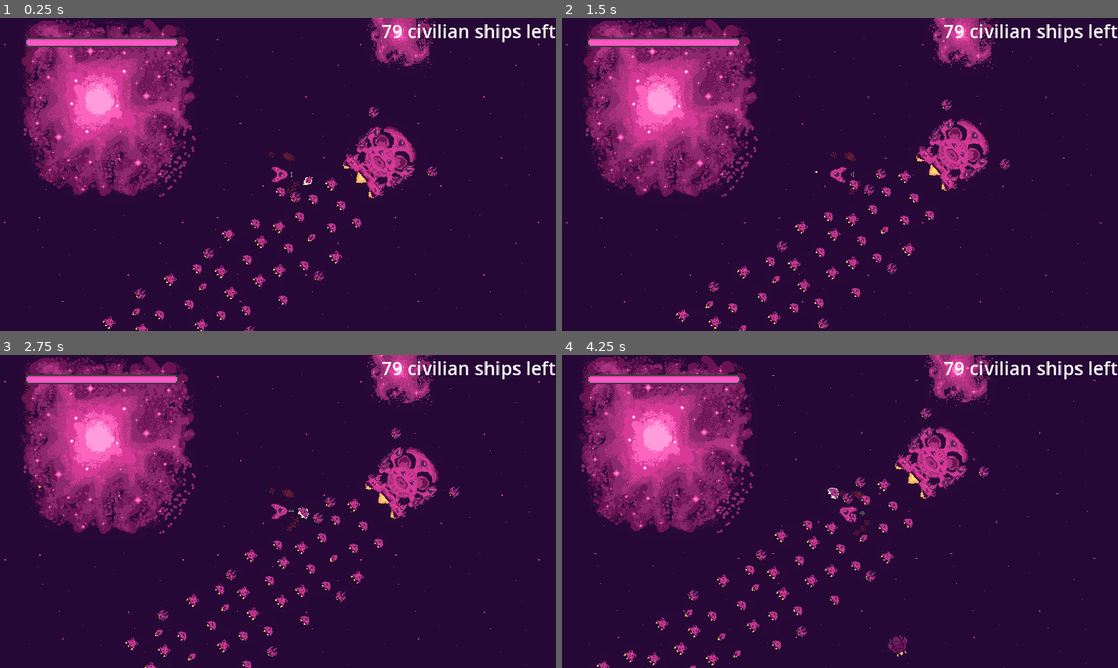
Above: before the commit, frames 1-4 (two rows, left to right).
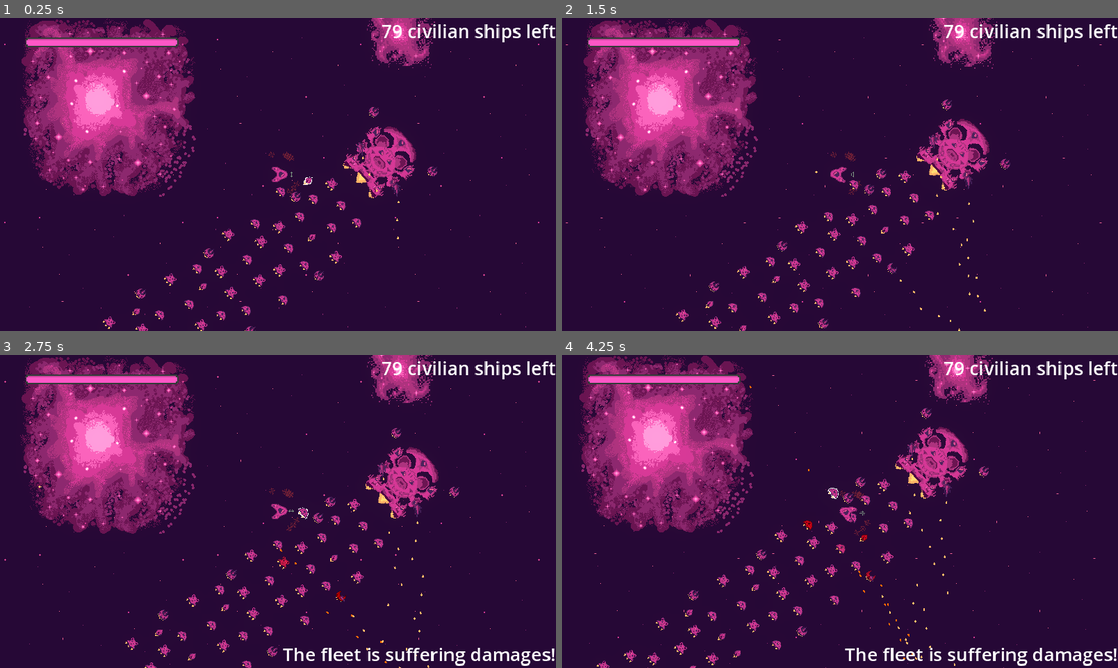
Above: after the commit, the same moments.

Repository: bear-minimum-studio/space-bear
Game: Godot game, scene res://Game.tscn
The game is run twice, just before and just after one commit, with the same random seed, the same clock (stepped at 60 frames per second) and the same inputs.
Inputs:
- Up to frame 1 (0.25 s): no input
- Up to frame 2 (1.5 s): tap Enter (upgrade) at 0.5 s; hold Right (turn_right) 0.53-1.28 s; tap Down (decelerate) at 0.6 s; hold Ctrl (brake) from 1.28 s (still down); tap Space (fire) at 1.35 s
- Up to frame 3 (2.75 s): release Ctrl (brake) at 2.03 s; hold Right (turn_right) from 2.03 s (still down); hold G (grappling_hook) from 2.03 s (still down)
- Up to frame 4 (4.25 s): release Right (turn_right) at 2.78 s; release G (grappling_hook) at 2.78 s; hold Up (accelerate) 2.78-3.53 s; tap F (turret_fire) at 2.85 s; hold Left (turn_left) from 3.53 s (still down); tap Down (decelerate) at 3.6 s

The runs differ from the first frame. In frame 1, 0.1% of the frame differs, in the area x 64-73%, y 37-71%; in frame 2, 0.2%; in frame 3, 1.2%; in frame 4, 1.3%, in the area x 33-100%, y 9-100%.

Commit message:
feat: transform guns into MACHINE GUNS

Diff:
--- a/health-system/HealthSystem.gd
+++ b/health-system/HealthSystem.gd
@@ -2,7 +2,7 @@
 class_name HealthSystem
 extends Node2D
 
-@export_range(1, 200) var max_health = 1
+@export_range(1, 200, 1, "or_greater") var max_health = 1
 
 @onready var health = max_health
 
--- a/npc/Turret.gd
+++ b/npc/Turret.gd
@@ -1,6 +1,10 @@
 extends Area2D
 
 @export var targets_group = "enemy"
+@export_range(0.0, 100.0) var bullet_spread = 0.0
+
+var bullet_spread_angle:
+	get: return (bullet_spread / 100) * PI / 2
 
 enum BulletType { ENEMY, ALLY }
 @export var bullet_type: BulletType= BulletType.ENEMY
@@ -38,7 +42,9 @@
 	else:
 		shooter_velocity = shooter.velocity
 
-	Events.emit_signal(bullet_type_mapping[bullet_type], nozzle.global_position, self.global_rotation, shooter_velocity)
+	var imprecision = randf_range(-bullet_spread_angle, bullet_spread_angle)
+	var shooting_angle = self.global_rotation + imprecision
+	Events.emit_signal(bullet_type_mapping[bullet_type], nozzle.global_position, shooting_angle, shooter_velocity)
 
 	_reloading = true
 	await get_tree().create_timer(shooting_speed).timeout
--- a/npc/Turret.tscn
+++ b/npc/Turret.tscn
@@ -4,12 +4,14 @@
 [ext_resource type="Texture2D" uid="uid://dawessb8b5xl2" path="res://npc/tourelle.png" id="2_nviab"]
 
 [sub_resource type="CircleShape2D" id="CircleShape2D_0uq2m"]
-radius = 157.204
+radius = 329.006
 
 [node name="Turret" type="Area2D"]
 collision_layer = 0
 collision_mask = 2
 script = ExtResource("1_s1iw8")
+bullet_spread = 10.0
+bullets_per_second = 12.0
 
 [node name="CollisionShape2D" type="CollisionShape2D" parent="."]
 shape = SubResource("CircleShape2D_0uq2m")
--- a/npc/civilians/CivilianShip.tscn
+++ b/npc/civilians/CivilianShip.tscn
@@ -29,4 +29,4 @@
 shape = SubResource("CapsuleShape2D_l23cd")
 
 [node name="HealthSystem" parent="." index="4"]
-max_health = 3
+max_health = 20
--- a/npc/civilians/TurretShip.tscn
+++ b/npc/civilians/TurretShip.tscn
@@ -26,4 +26,4 @@
 bullet_type = 1
 
 [node name="HealthSystem" parent="." index="5"]
-max_health = 5
+max_health = 40
--- a/npc/enemies/Enemy.tscn
+++ b/npc/enemies/Enemy.tscn
@@ -30,13 +30,11 @@
 position = Vector2(0, 25)
 collision_mask = 8
 targets_group = "flock"
-bullets_per_second = 2.0
 
 [node name="Turret2" parent="." index="5" instance=ExtResource("4_s7kpp")]
 position = Vector2(0, -24)
 collision_mask = 8
 targets_group = "flock"
-bullets_per_second = 2.0
 
 [node name="HealthSystem" parent="." index="6"]
-max_health = 20
+max_health = 200
--- a/npc/mother-ship/MotherShip.tscn
+++ b/npc/mother-ship/MotherShip.tscn
@@ -28,7 +28,7 @@
 shape = SubResource("CapsuleShape2D_tks0q")
 
 [node name="HealthSystem" parent="." index="4"]
-max_health = 30
+max_health = 500
 
 [node name="Turret2" parent="." index="5" instance=ExtResource("4_niboy")]
 position = Vector2(-15, -80)
